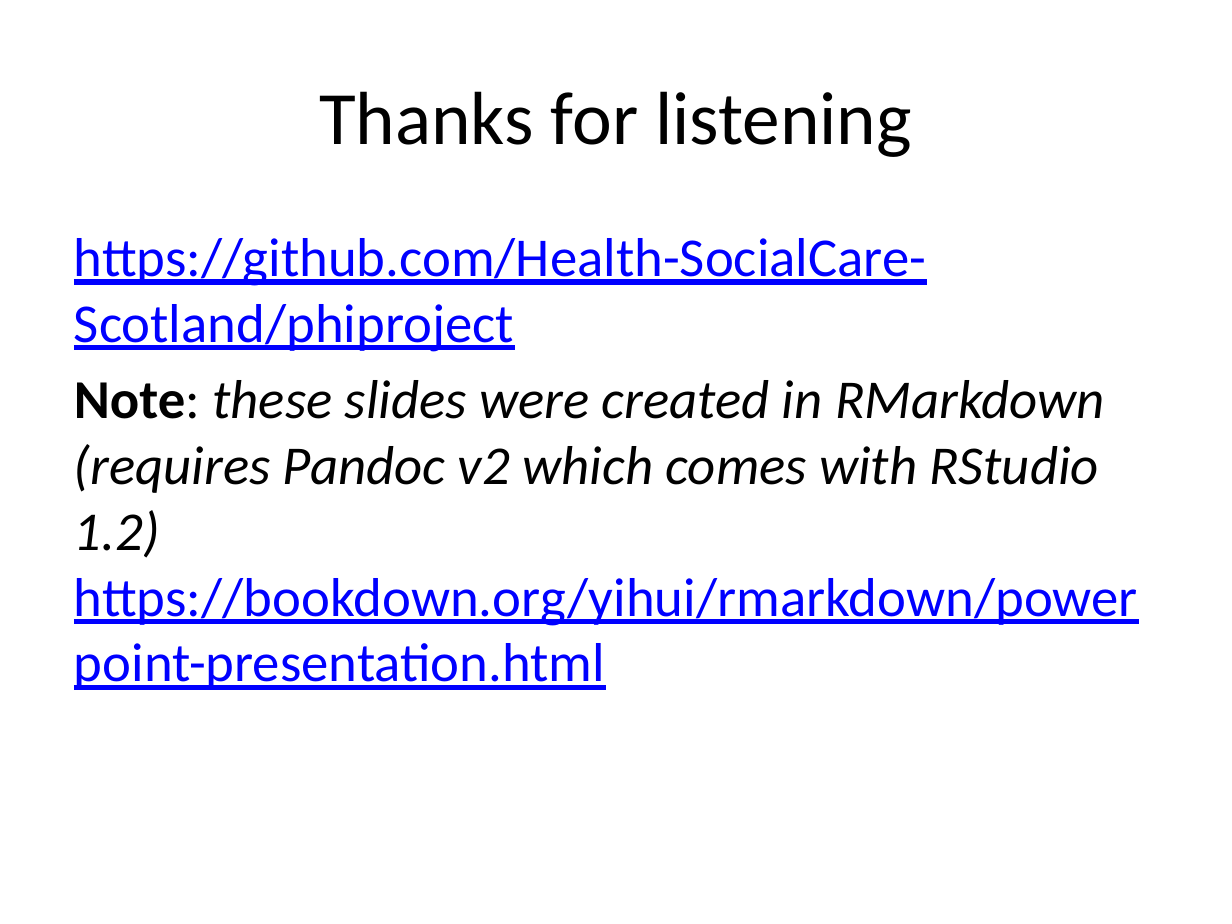
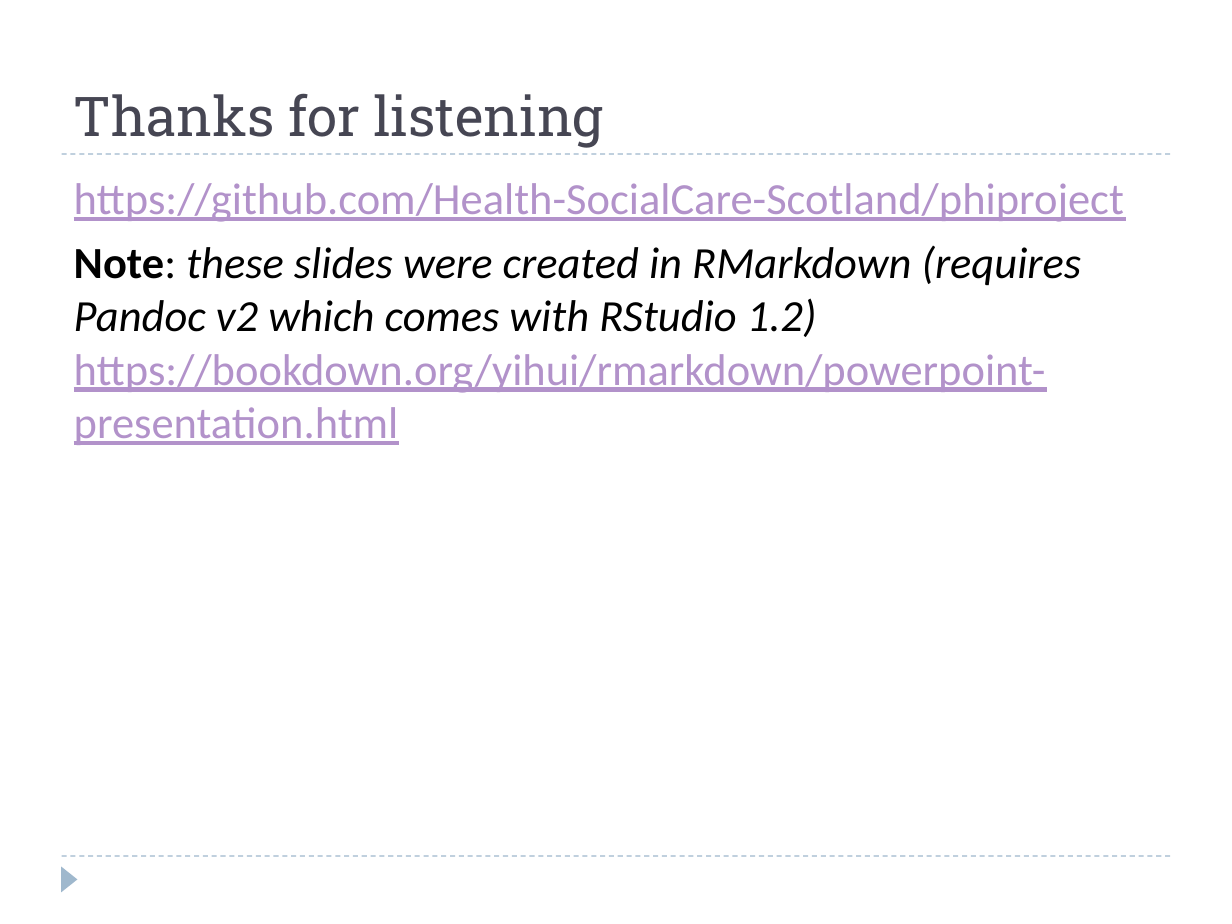
Before and after one commit to alan-y/phiproject-talk, a slide deck: slide 11 of phiproject_ay.pptx. Drawn at 1232x924 pixels with LibreOffice and Linux fonts; fonts in the diff are those of the drawing. Boxes give left, top, right and bottom in pixels: in the first picture for what was removed or moved away, otherwise in the second. Text is boxed around its words. In the diff, an @@ line names an element or a change of style, - is before the commit and + after.

```diff
--- a/phiproject_ay.pptx
+++ b/phiproject_ay.pptx
@@ title "Thanks for listening": place and size @@
-title "Thanks for listening" at [319, 91, 912, 157]
+title "Thanks for listening" at [74, 93, 603, 148]
@@ title "Thanks for listening" at [74, 93, 603, 148]: size 44 to 32 pt, font Calibri to Roboto Slab, text colour #000000 to #464653; alignment centre to left; vertical alignment middle to bottom @@
@@ text "https://github.com/Health-SocialCare-Scotland/phiproject": place and size @@
-text "https://github.com/Health-SocialCare-Scotland/phiproject" at [74, 238, 1138, 690]
+text "https://github.com/Health-SocialCare-Scotland/phiproject" at [74, 183, 1124, 445]
@@ text "https://github.com/Health-SocialCare-Scotland/phiproject" at [74, 183, 1124, 445]: size 32 to 26 pt; text colour #0000FF to #B292CA in "https://github.com/Health-SocialCare-Scotland/phiproject", "https://bookdown.org/yihui/rmarkdown/powerpoint-presentation ..." @@
@@ line added from (62, 154) to (1170, 154), #9FB8CD 0.75 pt dashed @@
@@ line added from (62, 856) to (1170, 856), #9FB8CD 0.75 pt dashed @@
@@ triangle added at [62, 866, 78, 892], fill #9FB8CD @@
```
Also in this commit, not shown: 10 other slides changed, 4 other files.
